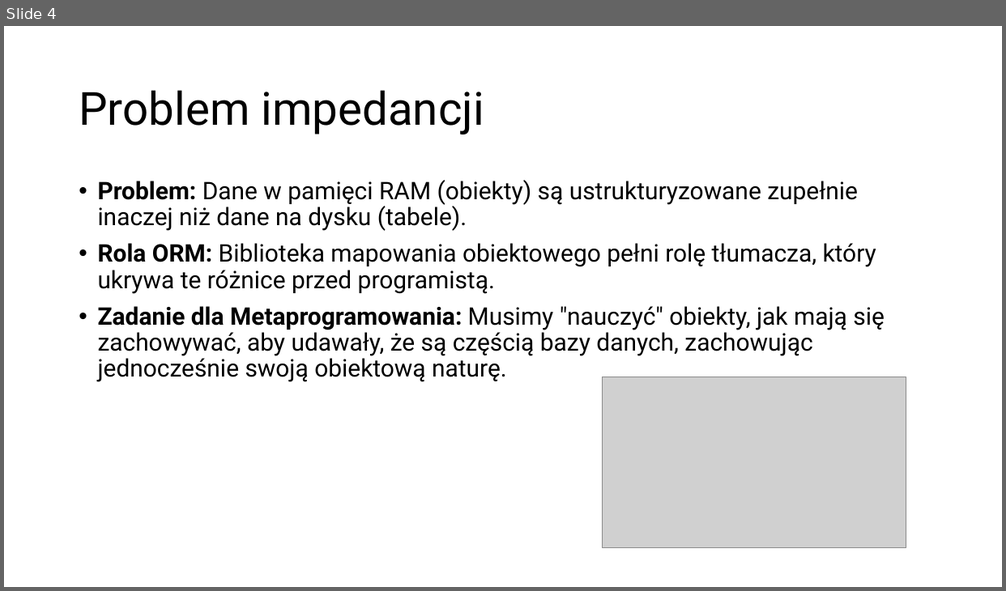
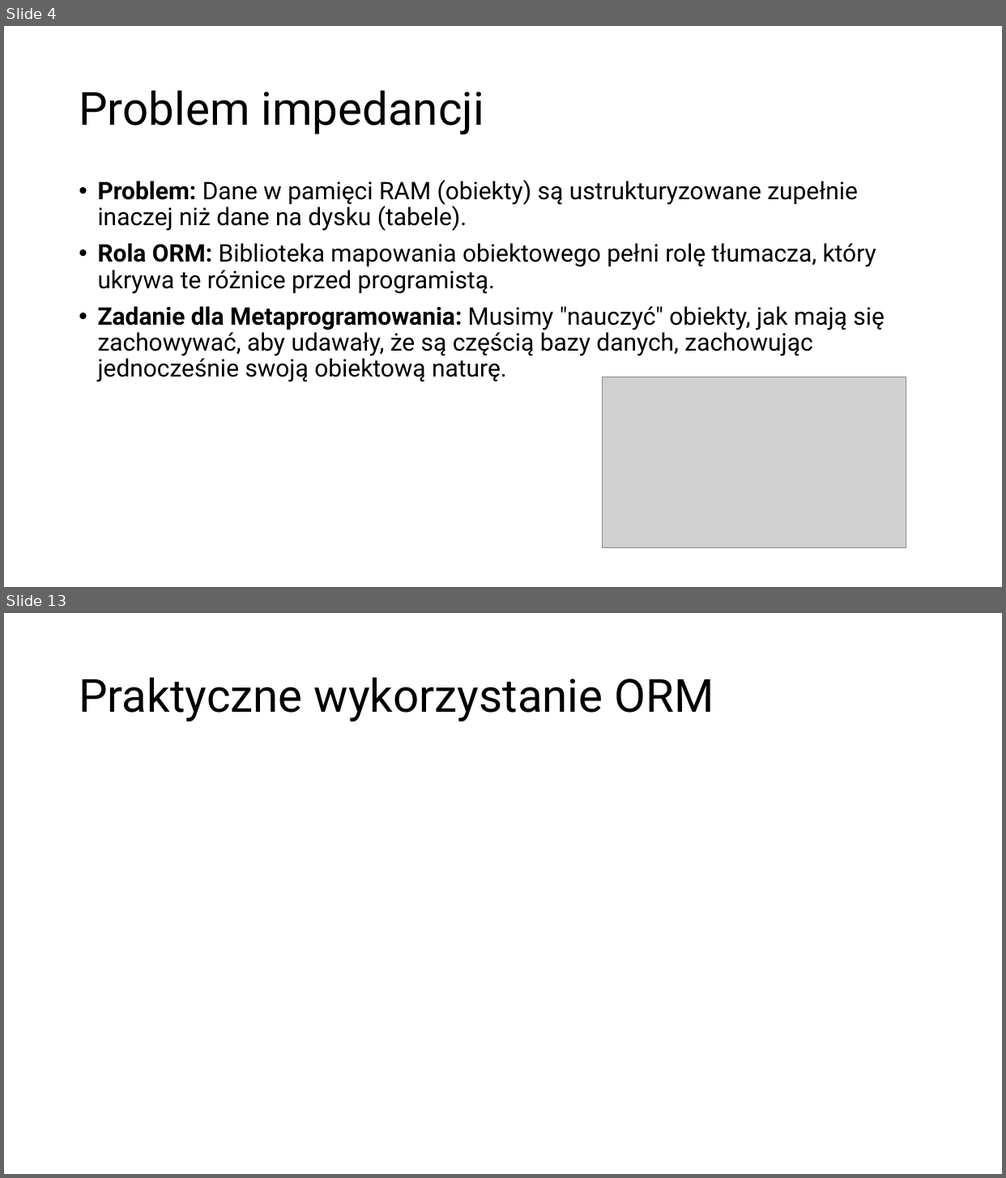
Before and after one commit to KabaKG/JPWP_ORM, a slide deck: ORM.pptx. Shown one above the other, each under a label of ours: slide 4 before the commit, slides 4 and 13 after it; the slides between them are not shown. The pictures are 1006x591 and 1006x1178 pixels, drawn with LibreOffice and Linux fonts; fonts in the diff are those of the drawing; grey boxes stand for pictures. Boxes give left, top, right and bottom in pixels: in the first picture for what was removed or moved away, otherwise in the second. Text is boxed around its words. In the diff, an @@ line names an element or a change of style, - is before the commit and + after.

```diff
--- a/ORM.pptx
+++ b/ORM.pptx
@@ slide 13 added at <box>4,613,1002,1174</box>, background #FFFFFF @@
@@ title added at <box>79,677,714,722</box>, 52.8 pt, text #000000 @@
+Praktyczne wykorzystanie ORM
```
Also in this commit, not shown: 6 slides changed, 5 other slides added, 2 slides removed, 1 other file.
